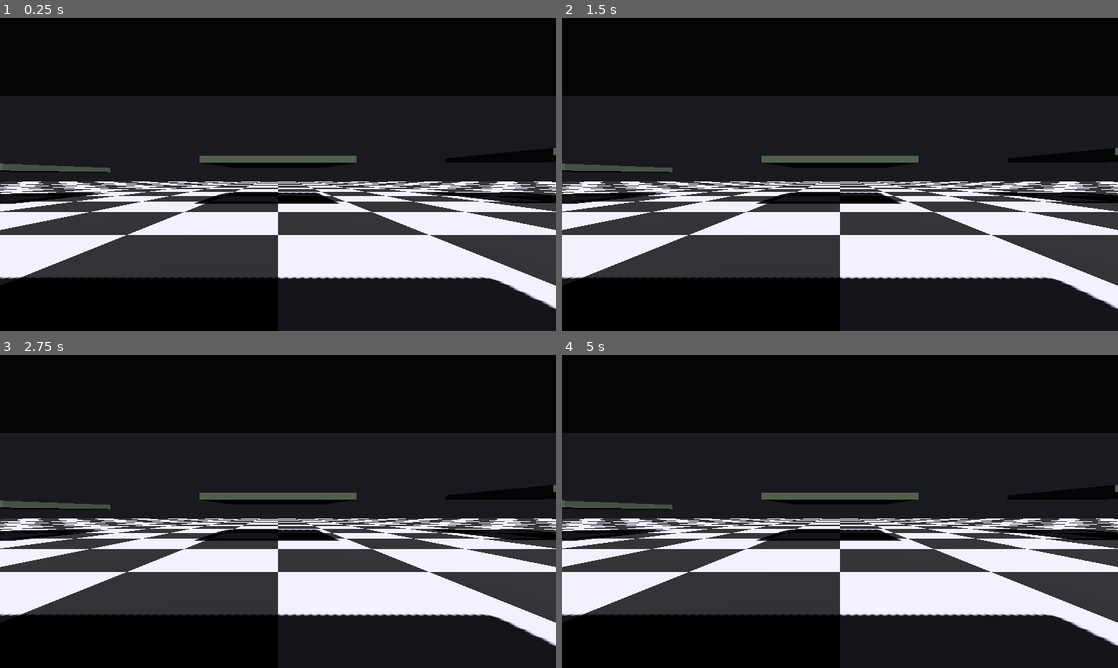
Above: before the commit, frames 1-4 (two rows, left to right).
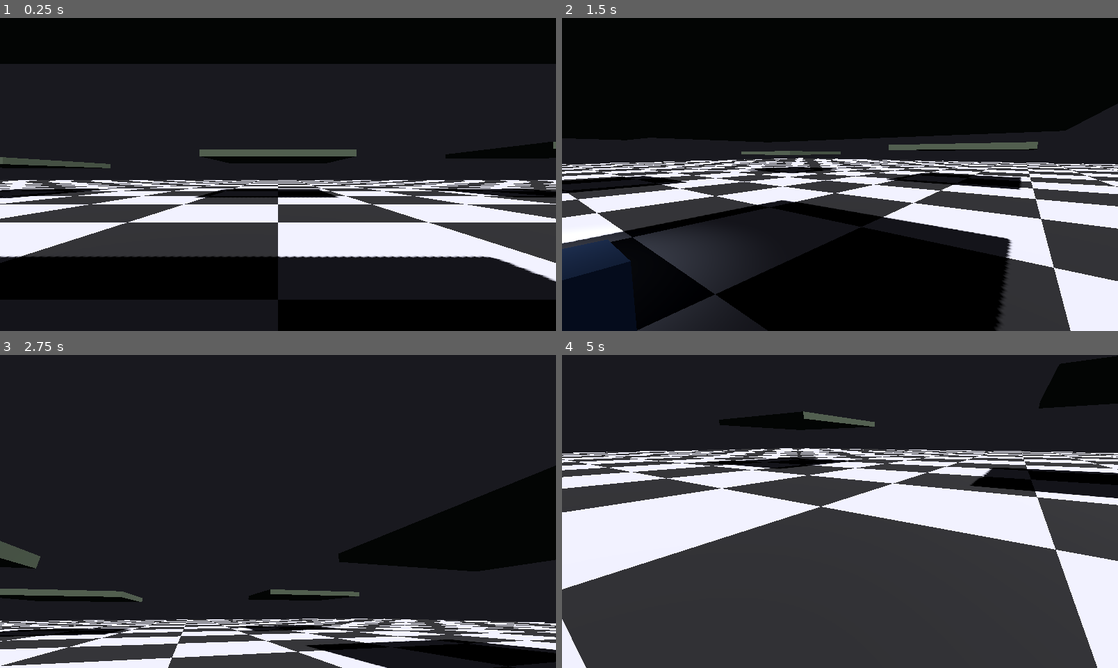
Above: after the commit, the same moments.

Repository: radomirsky/190K-G.O.P
Game: Godot game, scene res://main.tscn
Same seed, same stepped clock (60 frames per second), same inputs: the game is played once before the commit and once after it.
Inputs (mouse positions are in pixels of both pictures, inside the frame that each line leads up to):
- Up to frame 1 (0.25 s): no input
- Up to frame 2 (1.5 s): tap Enter at 0.5 s; move the mouse to (962, 158) at 0.52 s; hold D 0.53-1.28 s; tap E at 0.6, 1.35 s; click (962, 158) at 0.67 s; tap Space at 0.77 s; move the mouse to (728, 190) at 1.27 s; hold S from 1.28 s (still down); click (728, 190) at 1.42 s
- Up to frame 3 (2.75 s): tap Space at 1.52 s; move the mouse to (333, 442) at 2.02 s; release S at 2.03 s; hold D from 2.03 s (still down); tap Q at 2.1 s; click (333, 442) at 2.17 s; tap E at 2.3 s
- Up to frame 4 (5 s): move the mouse to (812, 574) at 2.77 s; release D at 2.78 s; hold W 2.78-3.53 s; tap Shift at 2.85 s; click (812, 574) at 2.92 s; tap Space at 3.02, 3.77, 4.52 s; tap E at 3.05, 3.8, 4.55 s; move the mouse to (1006, 558) at 3.52 s; hold A from 3.53 s (still down); tap Z at 3.6 s; click (1006, 558) at 3.67 s; tap Escape (ui_cancel) at 4.15 s; move the mouse to (673, 464) at 4.27 s; tap X at 4.35 s; click (673, 464) at 4.42 s

The runs differ from the first frame. In frame 1, 42% of the frame differs, in the area x 0-100%, y 14-100%; in frame 2, 54%; in frame 3, 72%; in frame 4, 77%, in the area x 0-100%, y 0-100%.
Error before the commit: Parse Error: Function "accept_event()" not found in base self. (res://player.gd:68)

Commit message:
accept_event заменён на get_viewport().set_input_as_handled()
Made-with: Cursor

Diff:
--- a/player.gd
+++ b/player.gd
@@ -65,7 +65,7 @@
 		else:
 			_want_mouse_captured = true
 			Input.mouse_mode = Input.MOUSE_MODE_CAPTURED
-		accept_event()
+		get_viewport().set_input_as_handled()
 
 	if event is InputEventMouseMotion and Input.mouse_mode == Input.MOUSE_MODE_CAPTURED:
 		rotate_y(-event.relative.x * mouse_sensitivity)
@@ -95,34 +95,34 @@
 			and Input.mouse_mode == Input.MOUSE_MODE_CAPTURED
 		):
 			_spawn_throwable_cube()
-			accept_event()
+			get_viewport().set_input_as_handled()
 		elif (
 			event.keycode == KEY_Z
 			and (event.shift_pressed or Input.is_key_pressed(KEY_SHIFT))
 			and Input.mouse_mode == Input.MOUSE_MODE_CAPTURED
 		):
 			_toggle_cubes_world_lock()
-			accept_event()
+			get_viewport().set_input_as_handled()
 		elif (
 			event.keycode == KEY_X
 			and (event.shift_pressed or Input.is_key_pressed(KEY_SHIFT))
 			and Input.mouse_mode == Input.MOUSE_MODE_CAPTURED
 		):
 			_unlock_cubes_world()
-			accept_event()
+			get_viewport().set_input_as_handled()
 		elif (
 			event.keycode == KEY_B
 			and (event.shift_pressed or Input.is_key_pressed(KEY_SHIFT))
 			and Input.mouse_mode == Input.MOUSE_MODE_CAPTURED
 		):
 			_try_glue_throwable_cubes()
-			accept_event()
+			get_viewport().set_input_as_handled()
 		elif event.keycode == KEY_E and Input.mouse_mode == Input.MOUSE_MODE_CAPTURED:
 			if _held:
 				_release_held()
 			else:
 				_try_pickup()
-			accept_event()
+			get_viewport().set_input_as_handled()
 
 
 func _physics_process(delta: float) -> void:
